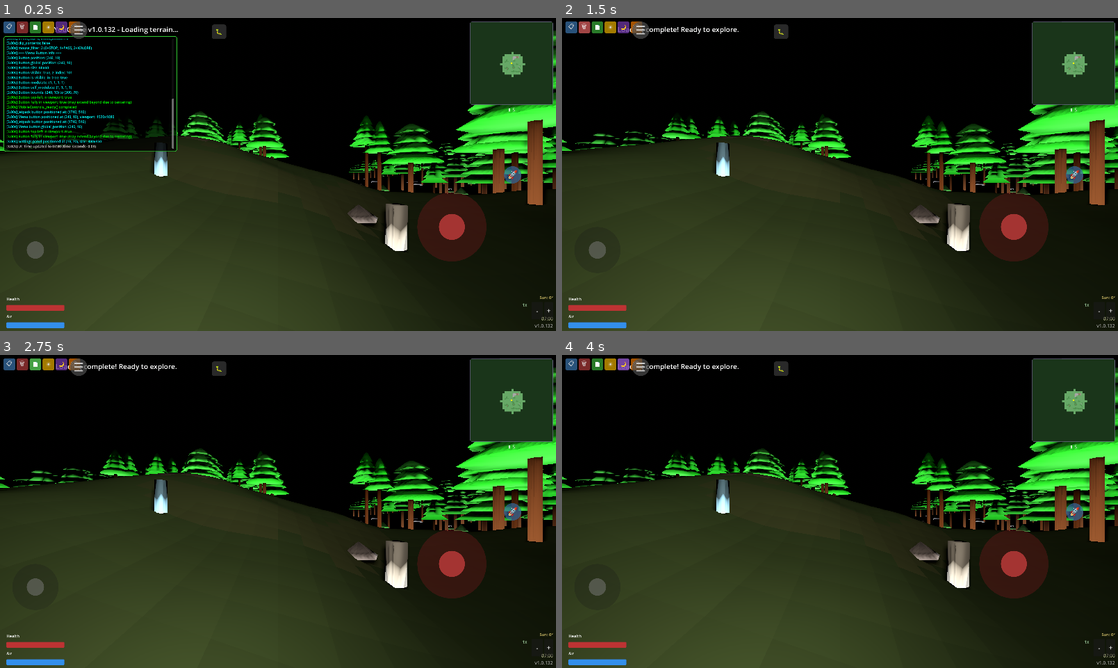
Above: before the commit, frames 1-4 (two rows, left to right).
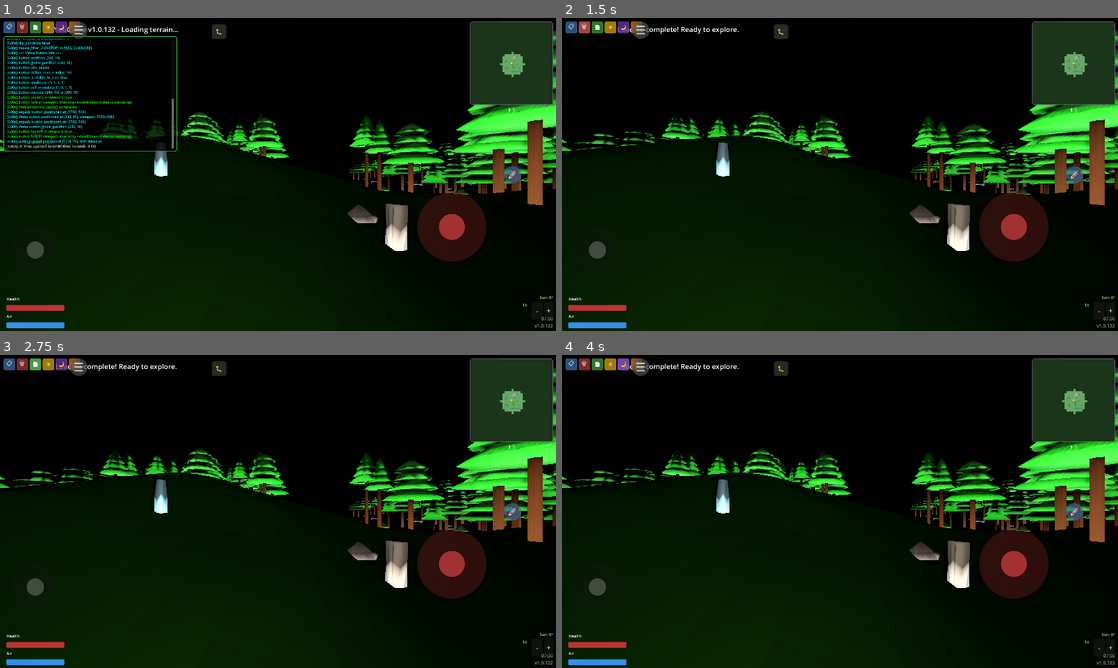
Above: after the commit, the same moments.

Repository: felix-dieterle/YouGame_godot4_public
Game: Godot game, scene res://scenes/main.tscn
Two runs of this game, one before a commit and one after it. Both use one fixed random seed, a clock stepped at 60 frames per second and the inputs below. Sound files missing from this copy of the repository are replaced by a short silence.
Inputs:
- Up to frame 1 (0.25 s): no input
- Up to frame 2 (1.5 s): click "📋" at 0.5 s; click "🗑" at 1.25 s
- Up to frame 3 (2.75 s): click "📄" at 2 s
- Up to frame 4 (4 s): click "☀" at 2.75 s; click "🌙" at 3.5 s

The runs differ from the first frame. In frame 1, 39% of the frame differs, in the area x 0-87%, y 37-100%; in frame 2, 40%; in frame 3, 40%; in frame 4, 40%.

Commit message:
Add textures and sounds with integration into game systems
Co-authored-by: felix-dieterle <1490062+felix-dieterle@users.noreply.github.com>

Diff:
--- a/scripts/campfire_system.gd
+++ b/scripts/campfire_system.gd
@@ -28,8 +28,10 @@
         stone.rotation.y = angle + PI / 2.0
 
         var stone_material = StandardMaterial3D.new()
-        stone_material.albedo_color = Color(0.4, 0.4, 0.45)  # Gray stone
+        stone_material.albedo_texture = load("res://assets/textures/stone.png")
+        stone_material.albedo_color = Color(0.4, 0.4, 0.45)  # Gray stone tint
         stone_material.roughness = 0.9
+        stone_material.texture_filter = BaseMaterial3D.TEXTURE_FILTER_LINEAR_WITH_MIPMAPS
         stone.set_surface_override_material(0, stone_material)
         campfire.add_child(stone)
 
@@ -48,7 +50,9 @@
         log.rotation.y = angle
 
         var log_material = StandardMaterial3D.new()
-        log_material.albedo_color = Color(0.3, 0.2, 0.1)  # Brown wood
+        log_material.albedo_texture = load("res://assets/textures/wood.png")
+        log_material.albedo_color = Color(0.3, 0.2, 0.1)  # Brown wood tint
+        log_material.texture_filter = BaseMaterial3D.TEXTURE_FILTER_LINEAR_WITH_MIPMAPS
         log.set_surface_override_material(0, log_material)
         campfire.add_child(log)
 
@@ -78,4 +82,12 @@
     light.position = Vector3(0, 0.5, 0)
     campfire.add_child(light)
 
+    # Add campfire crackling sound
+    var audio_player = AudioStreamPlayer3D.new()
+    audio_player.stream = load("res://assets/sounds/campfire_crackle.wav")
+    audio_player.volume_db = -5.0  # Slightly quieter
+    audio_player.max_distance = 20.0  # Can hear from 20 meters away
+    audio_player.autoplay = true
+    campfire.add_child(audio_player)
+
     return campfire
--- a/scripts/chunk.gd
+++ b/scripts/chunk.gd
@@ -570,6 +570,14 @@
     material.shading_mode = BaseMaterial3D.SHADING_MODE_PER_PIXEL
     material.specular_mode = BaseMaterial3D.SPECULAR_DISABLED
     material.roughness = 0.9
+
+    # Add grass texture for grassland areas (blended with vertex colors)
+    if not is_border:  # Don't add texture to border/wasteland areas
+        material.albedo_texture = load("res://assets/textures/grass.png")
+        material.texture_filter = BaseMaterial3D.TEXTURE_FILTER_LINEAR_WITH_MIPMAPS
+        material.uv1_triplanar = true  # Use triplanar mapping for better terrain coverage
+        material.uv1_scale = Vector3(2.0, 2.0, 2.0)  # Scale texture for detail
+
     # Enable shadow receiving to show terrain depth
     mesh_instance.cast_shadow = GeometryInstance3D.SHADOW_CASTING_SETTING_OFF
     mesh_instance.set_surface_override_material(0, material)
--- a/scripts/player.gd
+++ b/scripts/player.gd
@@ -555,6 +555,9 @@
     footstep_player.volume_db = -10.0  # Slightly quieter
     add_child(footstep_player)
 
+    # Preload footstep and jetpack sounds
+    footstep_player.stream = load("res://assets/sounds/footstep_grass.wav")
+
 func _update_footsteps(delta: float) -> void:
     # Update footstep timer
     footstep_timer += delta
@@ -574,96 +577,16 @@
             _play_footstep_sound()
 
 func _play_footstep_sound() -> void:
-    # Get terrain material at current position
-    var terrain_material = "grass"
-    if world_manager:
-        terrain_material = world_manager.get_terrain_material_at_position(global_position)
-
-    # Create a simple procedural footstep sound based on material
-    var generator = AudioStreamGenerator.new()
-    generator.mix_rate = 22050.0
-    generator.buffer_length = FOOTSTEP_DURATION
-
-    footstep_player.stream = generator
-
-    # Start playback to get access to the playback buffer
-    footstep_player.play()
-
-    # Wait one frame for the stream to initialize
-    await get_tree().process_frame
-
-    # Generate the sound waveform in the playback buffer
-    var playback = footstep_player.get_stream_playback() as AudioStreamGeneratorPlayback
-    if not playback:
-        return  # Stream not ready, skip this footstep
-
-    var frames_available = playback.get_frames_available()
-    var frames_to_fill = roundi(generator.mix_rate * FOOTSTEP_DURATION)
-    var frequency = 100.0  # Base frequency
-    var noise_amount = 0.5
-
-    # Adjust sound characteristics based on material
-    match terrain_material:
-        "stone":
-            frequency = 150.0
-            noise_amount = 0.8  # More noise for hard surface
-        "rock":
-            frequency = 120.0
-            noise_amount = 0.6
-        "grass":
-            frequency = 80.0
-            noise_amount = 0.4  # Softer, less noise
-
-    # Generate audio frames
-    for i in range(min(frames_to_fill, frames_available)):
-        var t = float(i) / generator.mix_rate
-        var envelope = exp(-t * 15.0)  # Exponential decay
-
-        # Mix tone with noise
-        var tone = sin(2.0 * PI * frequency * t) * (1.0 - noise_amount)
-        var noise_val = (randf() * 2.0 - 1.0) * noise_amount
-        var sample = (tone + noise_val) * envelope * 0.3
-
-        playback.push_frame(Vector2(sample, sample))
+    # Play the preloaded footstep sound
+    if footstep_player and footstep_player.stream:
+        footstep_player.play()
 
 func _play_jet_sound() -> void:
-    # Create a procedural jet/thruster sound
-    var generator = AudioStreamGenerator.new()
-    generator.mix_rate = 22050.0
-    generator.buffer_length = FOOTSTEP_DURATION
-
-    footstep_player.stream = generator
-
-    # Start playback to get access to the playback buffer
-    footstep_player.play()
-
-    # Wait one frame for the stream to initialize
-    await get_tree().process_frame
-
-    # Generate the sound waveform in the playback buffer
-    var playback = footstep_player.get_stream_playback() as AudioStreamGeneratorPlayback
-    if not playback:
-        return  # Stream not ready, skip this sound
-
-    var frames_available = playback.get_frames_available()
-    var frames_to_fill = roundi(generator.mix_rate * FOOTSTEP_DURATION)
-
-    # Jet sound characteristics: low rumble + white noise
-    var base_frequency = 40.0  # Low rumble
-    var noise_amount = 0.9  # Mostly noise for jet effect
-
-    # Generate audio frames
-    for i in range(min(frames_to_fill, frames_available)):
-        var t = float(i) / generator.mix_rate
-        var envelope = 1.0 - (t / FOOTSTEP_DURATION)  # Linear decay
-
-        # Mix low frequency rumble with heavy noise
-        var rumble = sin(2.0 * PI * base_frequency * t) * 0.3
-        var rumble2 = sin(2.0 * PI * base_frequency * JET_HARMONIC_RATIO * t) * 0.2  # Add harmonic
-        var noise_val = (randf() * 2.0 - 1.0) * noise_amount
-        var sample = (rumble + rumble2 + noise_val) * envelope * 0.4
-
-        playback.push_frame(Vector2(sample, sample))
+    # Play the jetpack sound
+    var jetpack_sound = load("res://assets/sounds/jetpack.wav")
+    if footstep_player:
+        footstep_player.stream = jetpack_sound
+        footstep_player.play()
 
 
 func set_input_enabled(enabled: bool) -> void:
@@ -839,7 +762,14 @@
     tween.tween_property(crystal_node, "position", crystal_node.position + Vector3(0, 1.0, 0), 0.3)
     tween.finished.connect(func(): crystal_node.queue_free())
 
-    # TODO: Add collection sound effect
+    # Play collection sound effect
+    var collect_sound = AudioStreamPlayer.new()
+    collect_sound.stream = load("res://assets/sounds/crystal_collect.wav")
+    collect_sound.volume_db = -5.0
+    add_child(collect_sound)
+    collect_sound.play()
+    # Remove the audio player after the sound finishes
+    collect_sound.finished.connect(func(): collect_sound.queue_free())
 
 func _load_saved_state():
     # Get player state from SaveGameManager (already loaded at startup)
--- a/scripts/weather_system.gd
+++ b/scripts/weather_system.gd
@@ -28,6 +28,9 @@
 var world_environment: WorldEnvironment
 var sky_material: PhysicalSkyMaterial
 
+# Audio elements
+var rain_audio: AudioStreamPlayer
+
 # Player reference for positioning rain
 var player: Node3D
 
@@ -42,6 +45,9 @@
 
     # Setup rain particles
     _setup_rain_particles()
+
+    # Setup rain audio
+    _setup_rain_audio()
 
     # Set initial weather change time
     next_weather_change = randf_range(min_weather_duration, max_weather_duration)
@@ -129,6 +135,14 @@
 
     add_child(rain_particles)
 
+func _setup_rain_audio() -> void:
+    # Create audio player for rain sound
+    rain_audio = AudioStreamPlayer.new()
+    rain_audio.stream = load("res://assets/sounds/rain.wav")
+    rain_audio.volume_db = -8.0
+    rain_audio.autoplay = false
+    add_child(rain_audio)
+
 func _start_weather_transition() -> void:
     # Choose a new random weather state
     var weather_weights = {
@@ -186,8 +200,17 @@
         if rain_intensity > 0.0:
             rain_particles.emitting = true
             rain_particles.amount = int(1000 * rain_intensity)
+            # Start rain audio if not playing
+            if rain_audio and not rain_audio.playing:
+                rain_audio.play()
+            # Adjust rain audio volume based on intensity
+            if rain_audio:
+                rain_audio.volume_db = -8.0 + (rain_intensity * 5.0)  # Louder with more rain
         else:
             rain_particles.emitting = false
+            # Stop rain audio
+            if rain_audio and rain_audio.playing:
+                rain_audio.stop()
 
     # Interpolate sky parameters (clouds, color)
     if sky_material:
Not shown, added: assets/sounds/campfire_crackle.wav.import
Not shown, added: assets/sounds/crystal_collect.wav.import
Not shown, added: assets/sounds/footstep_grass.wav.import
Not shown, added: assets/sounds/jetpack.wav.import
Not shown, added: assets/sounds/rain.wav.import
Not shown, added: assets/sounds/ui_click.wav.import
Binary file added: assets/textures/grass.png
Not shown, added: assets/textures/grass.png.import
Binary file added: assets/textures/stone.png
Not shown, added: assets/textures/stone.png.import
Binary file added: assets/textures/water.png
Not shown, added: assets/textures/water.png.import
(and 8 more such lines)
